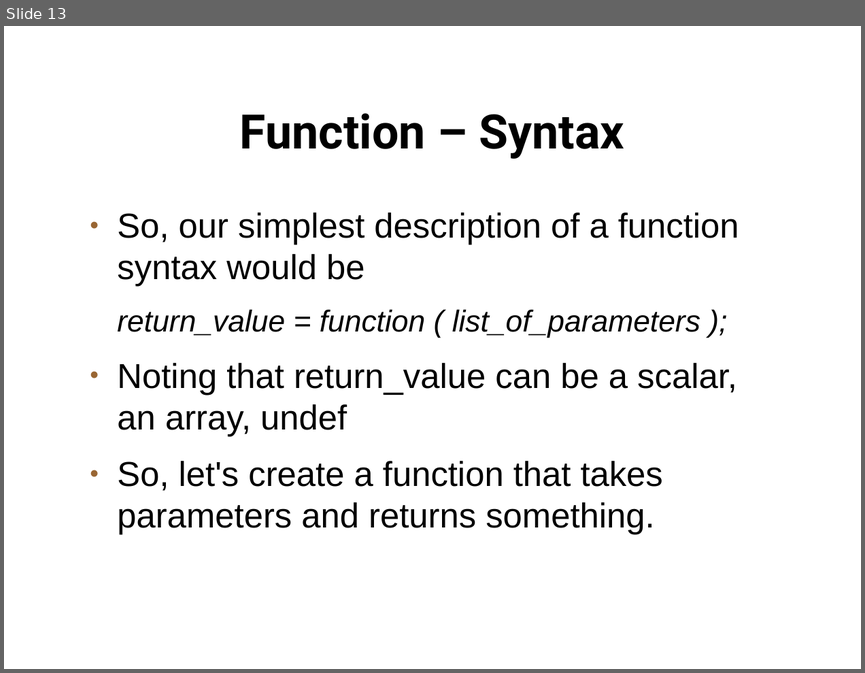
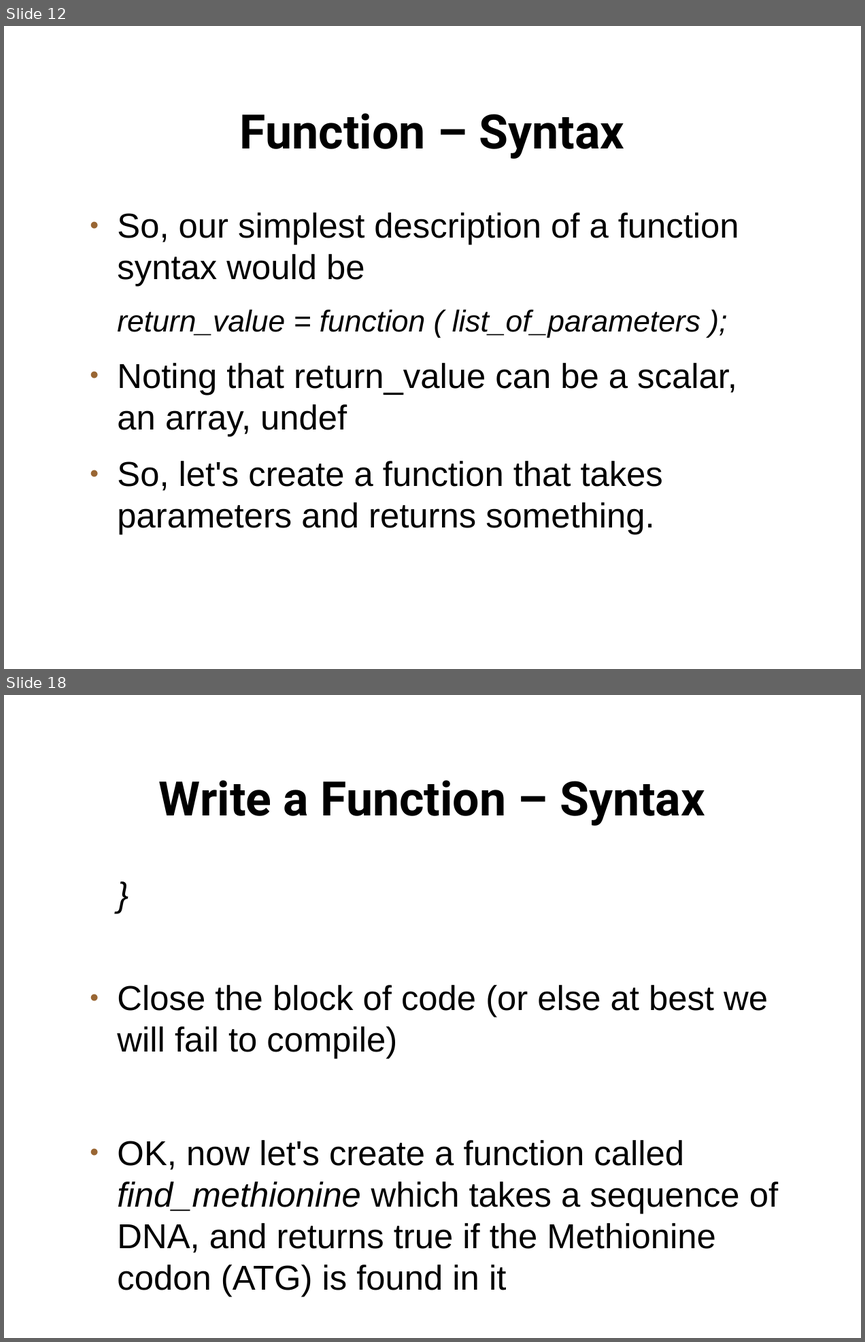
Before and after one commit to setitesuk/presentations, a slide deck: perl_course/08-functions/functions.odp. Shown one above the other, each under a label of ours: slide 13 before the commit, slides 12 and 18 after it; the slides between them are not shown. The pictures are 865x673 and 865x1342 pixels, drawn with LibreOffice and Linux fonts; fonts in the diff are those of the drawing; background and template pictures are left out. Boxes give left, top, right and bottom in pixels: in the first picture for what was removed or moved away, otherwise in the second. Text is boxed around its words. In the diff, an @@ line names an element or a change of style, - is before the commit and + after.

Commit message:
functions slides

```diff
--- a/perl_course/08-functions/functions.odp
+++ b/perl_course/08-functions/functions.odp
@@ slide 18 added at box(4, 695, 861, 1338), background picture (left out) @@
@@ title added at box(159, 780, 705, 826), 44 pt, text #000000, bold @@
+Write a Function – Syntax
@@ text added at box(117, 985, 778, 1290), 32 pt, text #000000 @@
+}
+● Close the block of code (or else at best we will fail to compile)
+● OK, now let's create a function called find_methionine which takes a sequence of DNA, and returns true if the Methionine codon (ATG) is found in it
@@ what was slide 13 is now slide 12 @@
```
Also in this commit, not shown: 1 slide changed, 29 other slides added, 1 slide removed, 5 other files.
